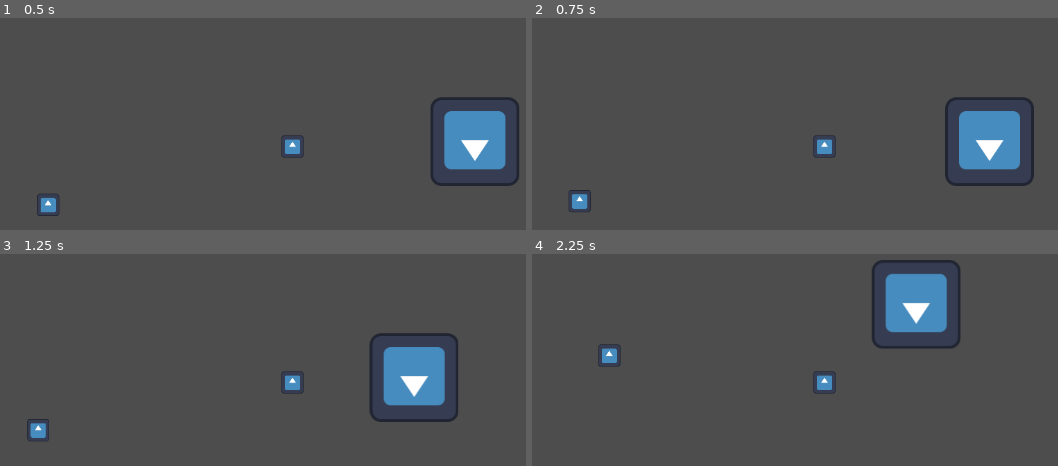
Above: before the commit, frames 1-4 (two rows, left to right).
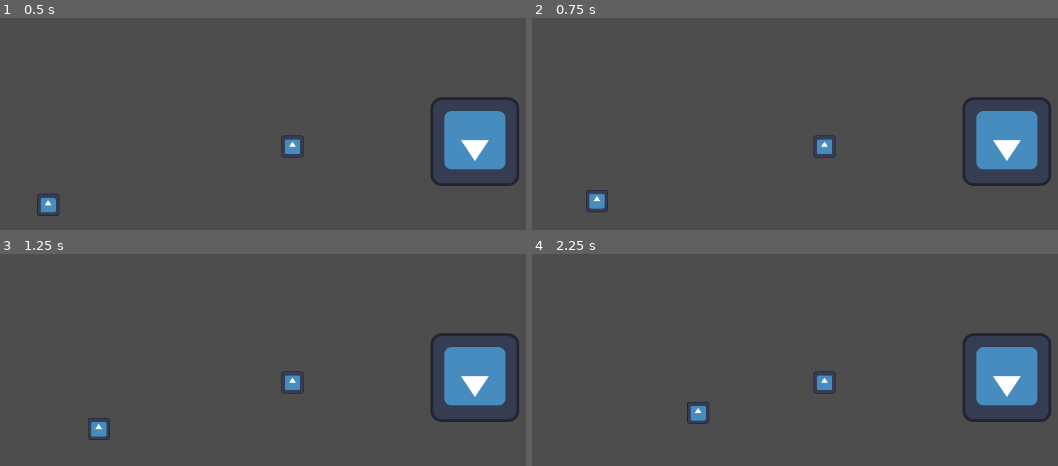
Above: after the commit, the same moments.

Repository: SIN-Studios/Greed
Game: Godot game, scene res://Scenes/Levels/main_level.tscn
Same seed, same stepped clock (60 frames per second), same inputs: the game is played once before the commit and once after it. The engine's default icon, where the game draws it, is replaced by a stand-in: a white triangle on a blue panel in a dark square.
Inputs (mouse positions are in pixels of both pictures, inside the frame that each line leads up to):
- Up to frame 1 (0.5 s): no input
- Up to frame 2 (0.75 s): tap Enter (ui_accept) at 0.5 s; move the mouse to (1000, 124) at 0.52 s; press the mouse at (1000, 124) at 0.53 s; hold Right (ui_right) from 0.53 s (still down)
- Up to frame 3 (1.25 s): keep holding Right (ui_right); tap Enter (ui_accept) at 0.77, 0.8, 1.07 s
- Up to frame 4 (2.25 s): move the mouse to (663, 404) at 1.27 s; release Right (ui_right) at 1.28 s; release the mouse at (663, 404) at 1.28 s; hold Down (ui_down) 1.28-2.03 s; tap Enter (ui_accept) at 1.35, 1.52, 1.82 s; click (663, 404) at 1.55 s; move the mouse to (905, 283) at 2.02 s; press the mouse at (905, 283) at 2.03 s; hold Right (ui_right) from 2.03 s (still down)

Frame 1 is identical in both runs. In frame 2, 3.7% of the frame differs, in the area x 7-99%, y 37-92%; in frame 3, 8.2%; in frame 4, 8.9%, in the area x 12-99%, y 2-81%.

Commit message:
keybinds

Diff:
--- a/Project/Scripts/Attached/hand.gd
+++ b/Project/Scripts/Attached/hand.gd
@@ -5,7 +5,7 @@
 
 func _process(_delta: float) -> void:
 	look_at(get_global_mouse_position())
-	if Input.is_action_pressed("ui_accept"):
+	if Input.is_action_pressed("left_click"):
 		weapon.disabled = false
 	elif weapon.disabled == false:
 		weapon.disabled = true
@@ -13,7 +13,6 @@
 
 func _on_area_2d_body_entered(body: Node2D) -> void:
 	if body.is_in_group("enemy"):
-		print("step1")
 		@warning_ignore("narrowing_conversion")
 		var new_damage: int = weapon_damage * randf_range(0.8,1.2)
 		SignalManager.enemy_take_damage.emit(new_damage)
--- a/Project/Scripts/Attached/player.gd
+++ b/Project/Scripts/Attached/player.gd
@@ -9,12 +9,12 @@
 	SignalManager.player_take_damage.connect(take_damage)
 
 func _physics_process(_delta: float) -> void:
-	var direction_x := Input.get_axis("ui_left", "ui_right")
+	var direction_x := Input.get_axis("move_left", "move_right")
 	if direction_x:
 		velocity.x = direction_x * speed
 	else:
 		velocity.x = move_toward(velocity.x, 0, slipperiness_factor)
-	var direction_y := Input.get_axis("ui_up", "ui_down")
+	var direction_y := Input.get_axis("move_forward", "move_backward")
 	if direction_y:
 		velocity.y = direction_y * speed
 	else:
--- a/Project/project.godot
+++ b/Project/project.godot
@@ -24,6 +24,39 @@
 player=""
 enemy=""
 
+[input]
+
+move_forward={
+"deadzone": 0.2,
+"events": [Object(InputEventKey,"resource_local_to_scene":false,"resource_name":"","device":-1,"window_id":0,"alt_pressed":false,"shift_pressed":false,"ctrl_pressed":false,"meta_pressed":false,"pressed":false,"keycode":0,"physical_keycode":87,"key_label":0,"unicode":119,"location":0,"echo":false,"script":null)
+]
+}
+move_backward={
+"deadzone": 0.2,
+"events": [Object(InputEventKey,"resource_local_to_scene":false,"resource_name":"","device":-1,"window_id":0,"alt_pressed":false,"shift_pressed":false,"ctrl_pressed":false,"meta_pressed":false,"pressed":false,"keycode":0,"physical_keycode":83,"key_label":0,"unicode":115,"location":0,"echo":false,"script":null)
+]
+}
+move_left={
+"deadzone": 0.2,
+"events": [Object(InputEventKey,"resource_local_to_scene":false,"resource_name":"","device":-1,"window_id":0,"alt_pressed":false,"shift_pressed":false,"ctrl_pressed":false,"meta_pressed":false,"pressed":false,"keycode":0,"physical_keycode":65,"key_label":0,"unicode":97,"location":0,"echo":false,"script":null)
+]
+}
+move_right={
+"deadzone": 0.2,
+"events": [Object(InputEventKey,"resource_local_to_scene":false,"resource_name":"","device":-1,"window_id":0,"alt_pressed":false,"shift_pressed":false,"ctrl_pressed":false,"meta_pressed":false,"pressed":false,"keycode":0,"physical_keycode":68,"key_label":0,"unicode":100,"location":0,"echo":false,"script":null)
+]
+}
+left_click={
+"deadzone": 0.2,
+"events": [Object(InputEventMouseButton,"resource_local_to_scene":false,"resource_name":"","device":-1,"window_id":0,"alt_pressed":false,"shift_pressed":false,"ctrl_pressed":false,"meta_pressed":false,"button_mask":1,"position":Vector2(581, 39),"global_position":Vector2(600, 135),"factor":1.0,"button_index":1,"canceled":false,"pressed":true,"double_click":true,"script":null)
+]
+}
+right_click={
+"deadzone": 0.2,
+"events": [Object(InputEventMouseButton,"resource_local_to_scene":false,"resource_name":"","device":-1,"window_id":0,"alt_pressed":false,"shift_pressed":false,"ctrl_pressed":false,"meta_pressed":false,"button_mask":2,"position":Vector2(478, 25),"global_position":Vector2(497, 121),"factor":1.0,"button_index":2,"canceled":false,"pressed":true,"double_click":false,"script":null)
+]
+}
+
 [layer_names]
 
 2d_physics/layer_1="Enviroment Solid"
